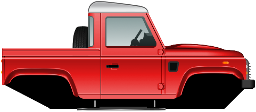
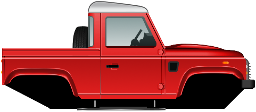
Two versions of the same layered image (256x112). Layer-by-layer changes:
painted on "Body" over bbox(3, 59, 246, 99)
painted on "Tray" over bbox(2, 48, 100, 56)
painted on "Bonnet" over bbox(164, 48, 245, 60)
painted on "Cab Back" over bbox(88, 13, 101, 49)
painted on "Cab" over bbox(100, 13, 166, 56)
